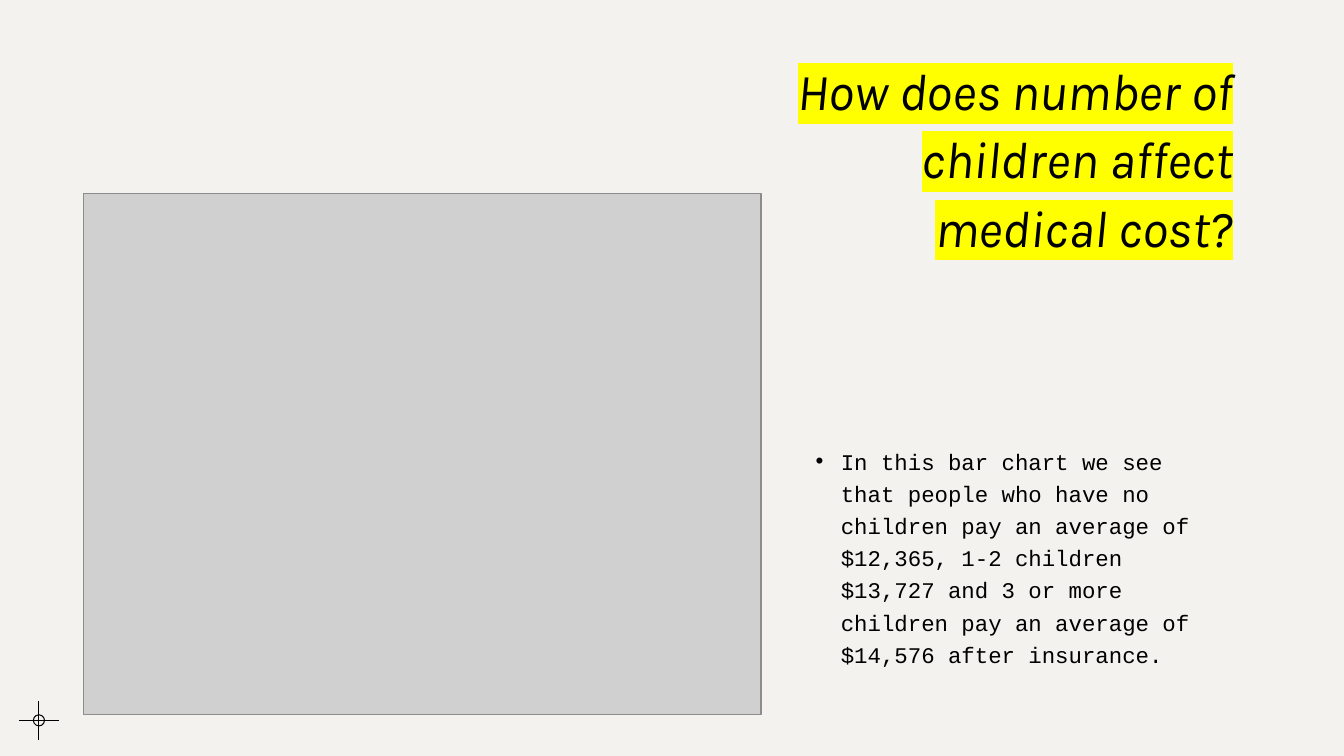
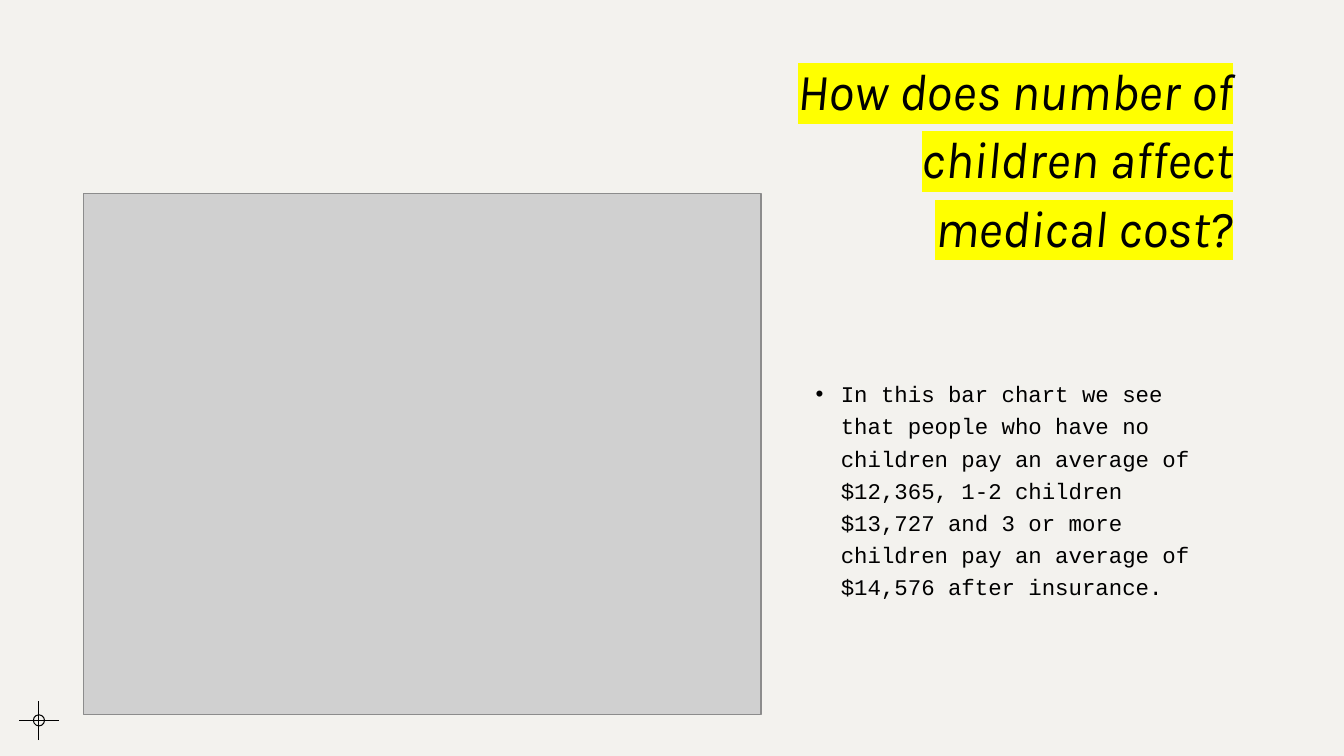
Before and after one commit to jaimelangenfeld/project1, a slide deck: slide 10 of Medical Cost After Insurance.pptx (slide 9 before the commit). Drawn at 1344x756 pixels with LibreOffice and Linux fonts; fonts in the diff are those of the drawing; grey boxes stand for pictures. Boxes give left, top, right and bottom in pixels: in the first picture for what was removed or moved away, otherwise in the second. Text is boxed around its words. In the diff, an @@ line names an element or a change of style, - is before the commit and + after.

```diff
--- a/Medical Cost After Insurance.pptx
+++ b/Medical Cost After Insurance.pptx
@@ text "In this bar chart we ...": place and size @@
-text "In this bar chart we ..." at (841,453,1189,667)
+text "In this bar chart we ..." at (841,386,1189,599)
```
Also in this commit, not shown: 2 other slides changed, 1 slide added, 1 other file.
